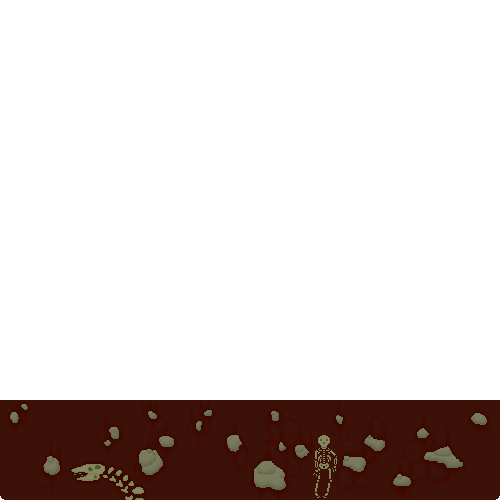
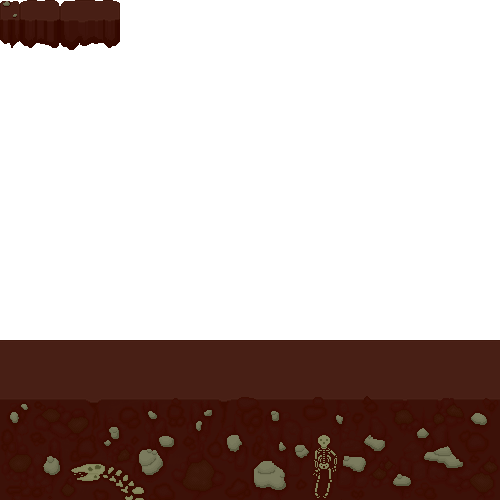
The second 500 x 500 image is a revision of the first. Changes to its layers:
painted on "bones" over bbox(310, 432, 340, 500)
added layer "clumps" above "rocks" over bbox(0, 340, 500, 500)
painted on "rocks" over bbox(3, 1, 489, 497)
added layer "texture" above "extra" over bbox(0, 400, 500, 500)
added layer "platforms" above "Background" over bbox(0, 0, 120, 50)
painted on "Background" over bbox(0, 340, 500, 500)
